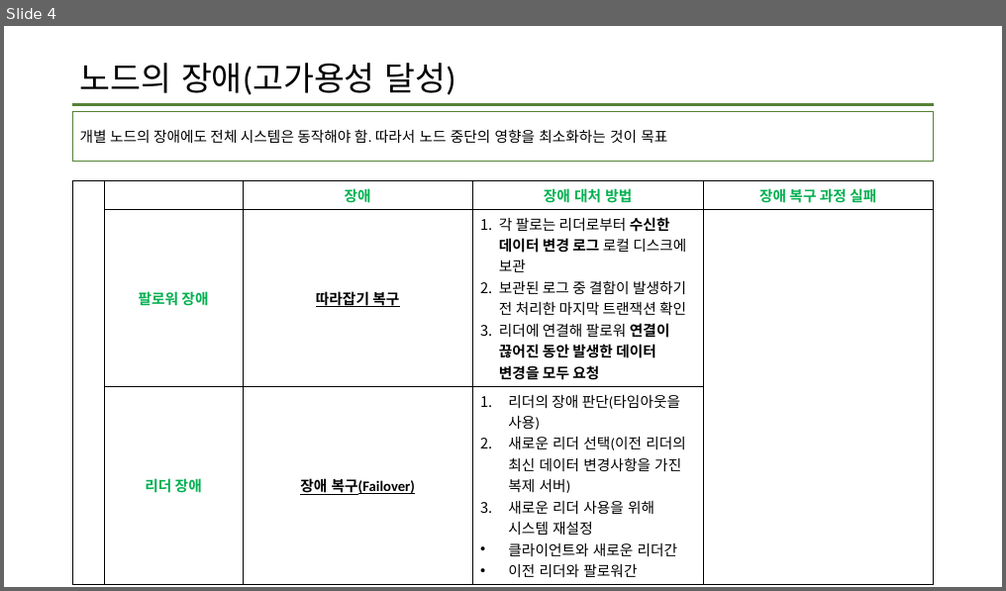
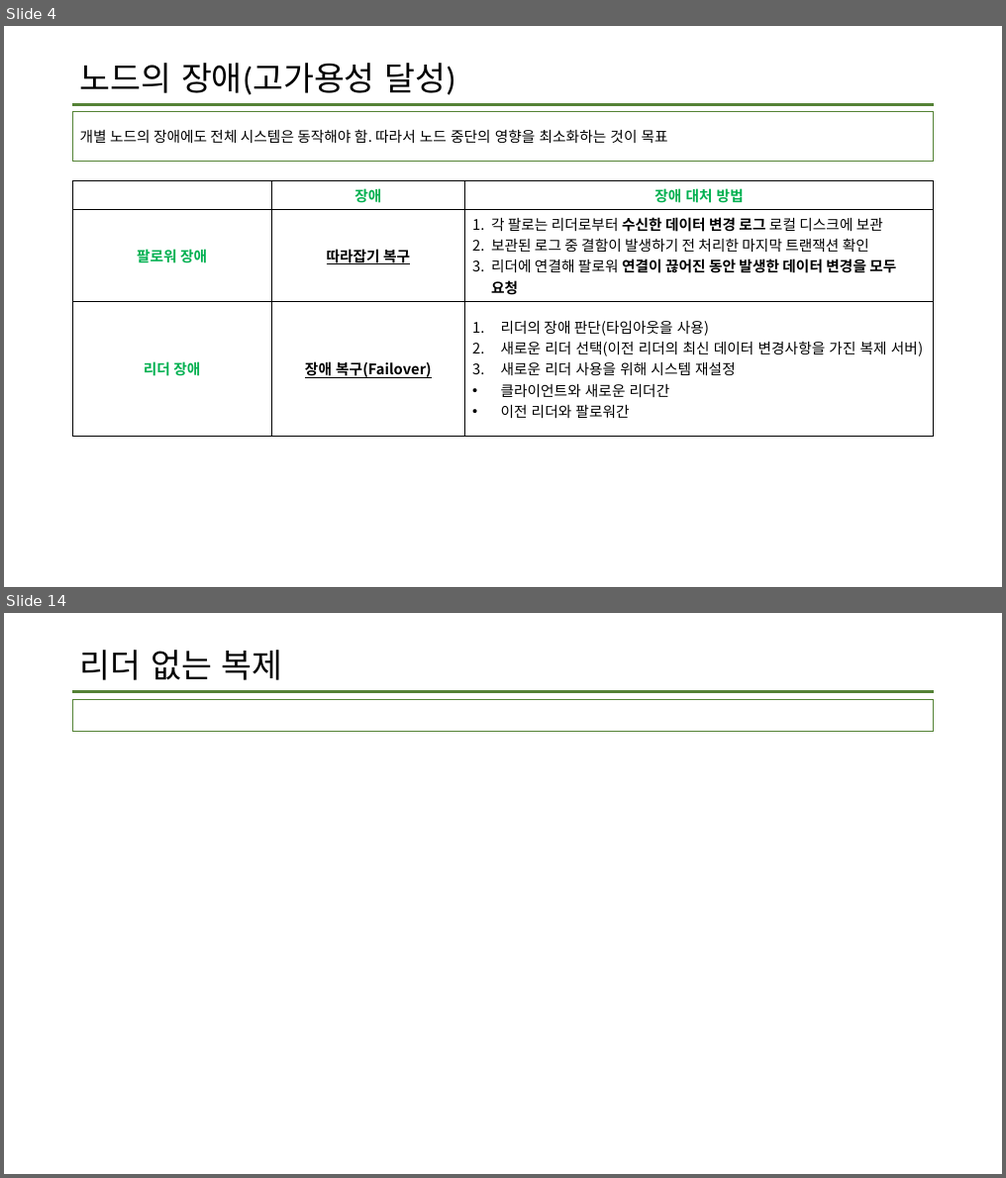
Before and after one commit to data-system-wiki/designing-data-intensive-applications, a slide deck: resources/chapter 5 summary.pptx. Shown one above the other, each under a label of ours: slide 4 before the commit, slides 4 and 14 after it; the slides between them are not shown. The pictures are 1006x591 and 1006x1178 pixels, drawn with LibreOffice and Linux fonts; fonts in the diff are those of the drawing. Boxes give left, top, right and bottom in pixels: in the first picture for what was removed or moved away, otherwise in the second. Text is boxed around its words. In the diff, an @@ line names an element or a change of style, - is before the commit and + after.

```diff
--- a/resources/chapter 5 summary.pptx
+++ b/resources/chapter 5 summary.pptx
@@ slide 14 added at <box>4,613,1002,1174</box>, background #FFFFFF; not listed: 1 template element that a slide beside it also shows @@
@@ title added at <box>80,650,282,680</box>, 32 pt, text #000000 @@
+리더 없는 복제
@@ rectangle added at <box>73,700,934,732</box>, outline #538234 1 pt @@
@@ slide 4 changed as well @@
@@ rectangle "개별 노드의 장애에도 전체 시스템은 ..." at <box>73,112,934,161</box>: font Calibri to Noto Sans CJK KR @@
@@ table at <box>73,180,935,422</box> @@
-column 1:  |  | 
-column 5: 장애 복구 과정 실패 |  | 
```
Also in this commit, not shown: 3 other slides changed, 8 other slides added.
